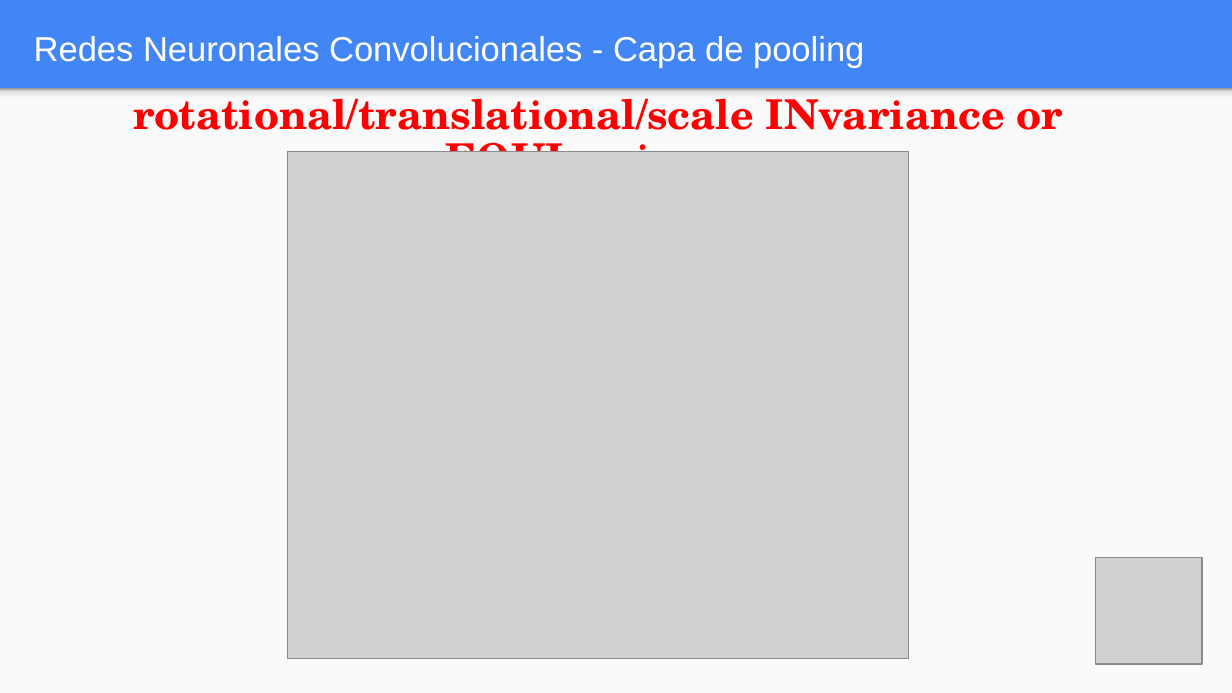
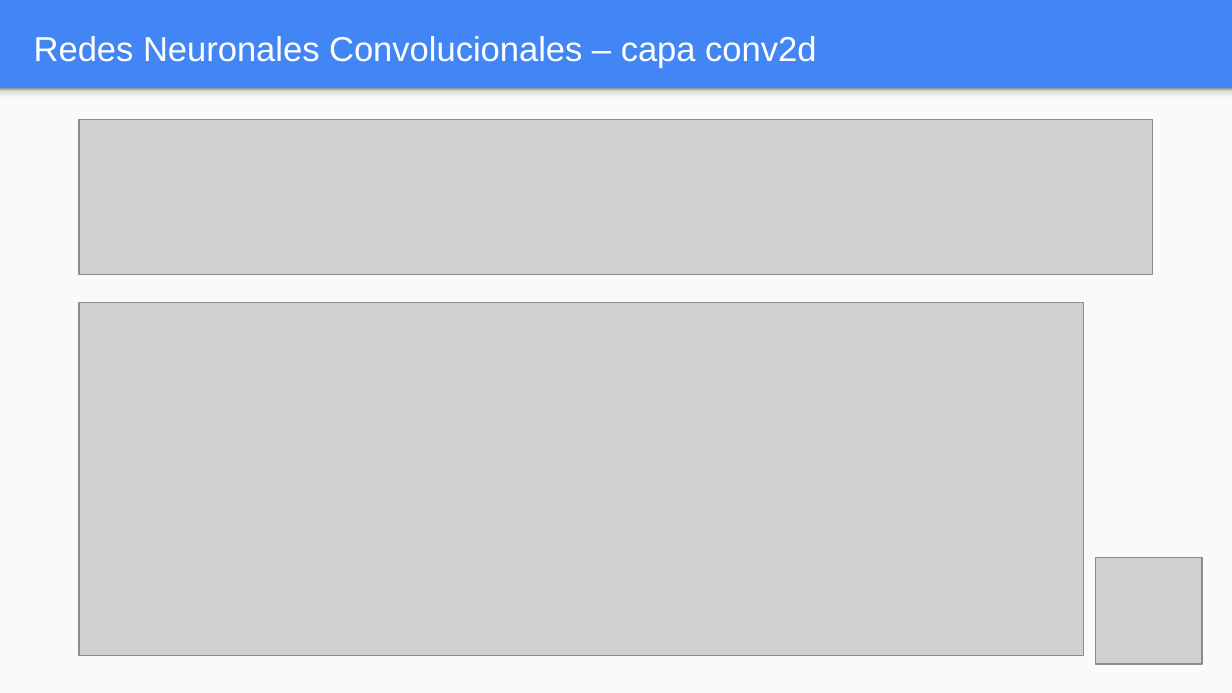
Before and after one commit to FIUBA-Posgrado-Inteligencia-Artificial/aprendizaje_profundo, a slide deck: slide 25 of clase_5/teoria/Clase_5.pptx (slide 34 before the commit). Drawn at 1232x693 pixels with LibreOffice and Linux fonts; fonts in the diff are those of the drawing; grey boxes stand for pictures. Boxes give left, top, right and bottom in pixels: in the first picture for what was removed or moved away, otherwise in the second. Text is boxed around its words. In the diff, an @@ line names an element or a change of style, - is before the commit and + after.

```diff
--- a/clase_5/teoria/Clase_5.pptx
+++ b/clase_5/teoria/Clase_5.pptx
@@ title at bbox=[34, 36, 816, 68]: text changed @@
-Redes Neuronales Convolucionales - Capa de pooling
+Redes Neuronales Convolucionales – capa conv2d
@@ text removed at bbox=[133, 87, 1063, 152] @@
-rotational/translational/scale INvariance or EQUIvariance
@@ picture added at bbox=[79, 120, 1153, 275] @@
@@ picture removed at bbox=[287, 152, 908, 658] @@
@@ picture added at bbox=[79, 302, 1084, 655] @@
```
Also in this commit, not shown: 16 other slides changed, 1 slide added, 1 slide removed, 1 other file.
